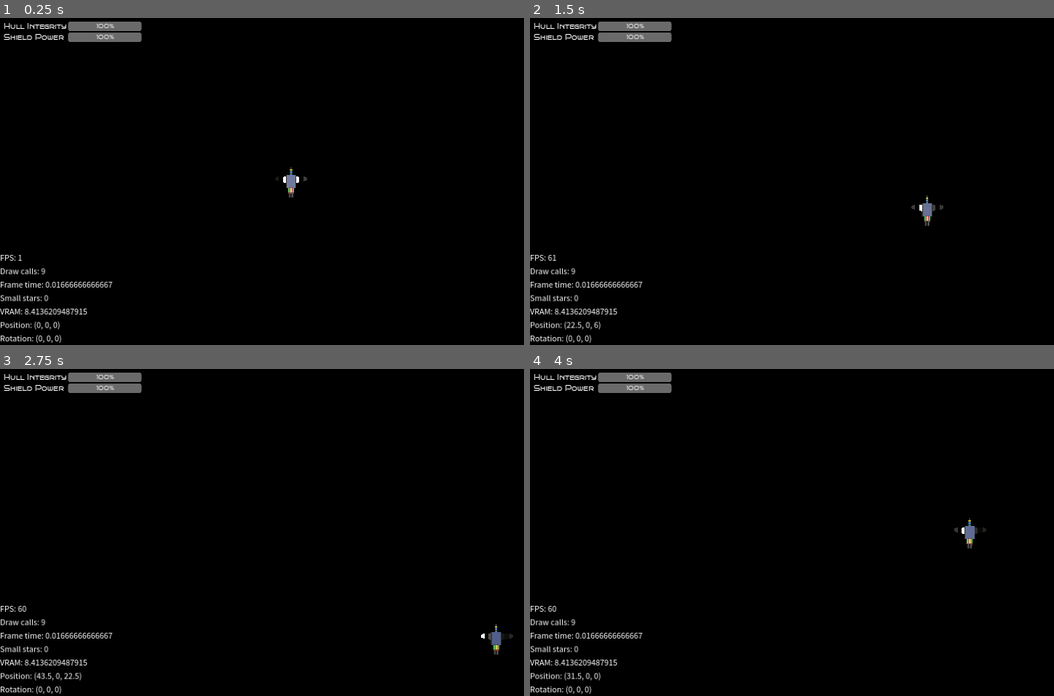
Above: before the commit, frames 1-4 (two rows, left to right).
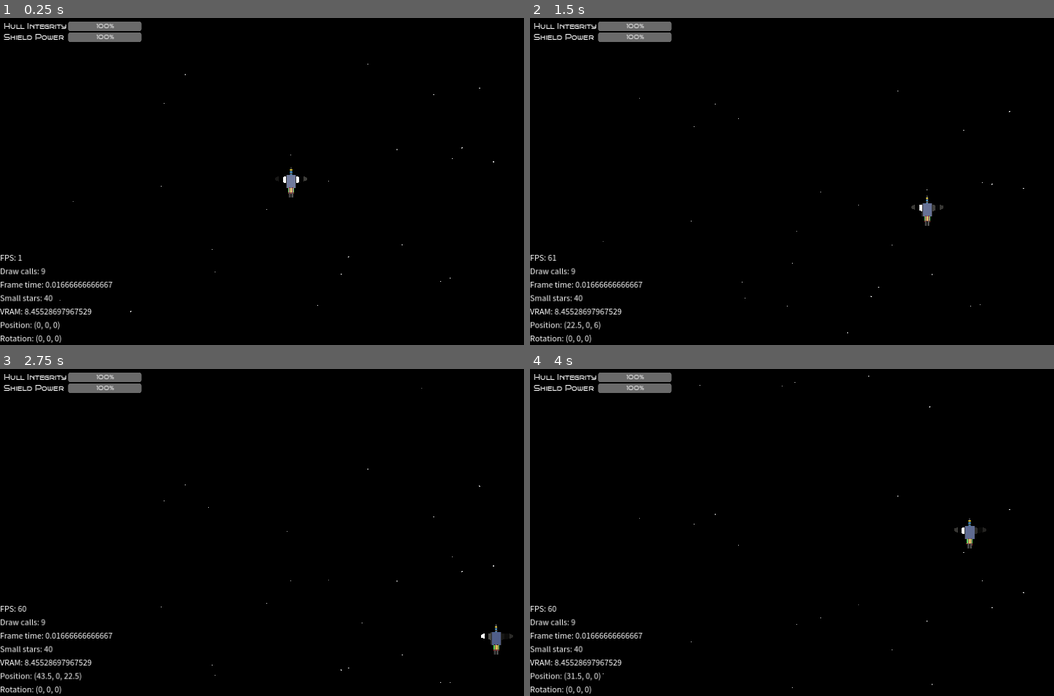
Above: after the commit, the same moments.

Repository: talhairshad86/space-shooter
Game: Godot game, scene res://main.tscn
The game is run twice, just before and just after one commit, with the same random seed, the same clock (stepped at 60 frames per second) and the same inputs.
Inputs:
- Up to frame 1 (0.25 s): no input
- Up to frame 2 (1.5 s): tap Enter at 0.5 s; hold D (move_right) 0.53-1.28 s; hold S (move_down) from 1.28 s (still down)
- Up to frame 3 (2.75 s): release S (move_down) at 2.03 s; hold D (move_right) from 2.03 s (still down)
- Up to frame 4 (4 s): release D (move_right) at 2.78 s; hold W (move_up) 2.78-3.53 s; hold A (move_left) from 3.53 s (still down)

The runs differ from the first frame. In frame 1, 0.1% of the frame differs, in the area x 6-95%, y 14-91%; in frame 2, 0.1%; in frame 3, 0.1%; in frame 4, 0.1%.
Error before the commit: Invalid call. Nonexistent function 'init' in base 'Node3D'. (res://autoload/game_manager.gd:32)

Commit message:
Starting Chapter-04

Diff:
--- a/space-shooter/autoload/game_manager.gd
+++ b/space-shooter/autoload/game_manager.gd
@@ -35,10 +35,11 @@
 		boundary.top - boundary_margin if on_top else randf_range(boundary.top, boundary.bottom),
 		randf_range(0.02, 0.2)
 	)
+	root_node.add_child(star)
 
 func process_background(root_node, delta):
 	for small_star in get_tree().get_nodes_in_group("small_star"):
-		small_star.global.position.z += small_star.vertical_speed * delta
+		small_star.global_position.z += small_star.vertical_speed * delta
 		var z = small_star.position.z
 		if z > boundary.bottom + boundary_margin:
 			small_star.queue_free()
--- a/space-shooter/scenes/small_star.gd
+++ b/space-shooter/scenes/small_star.gd
@@ -1,4 +1,4 @@
-extends MeshInstance3D
+extends Node3D
 
 var vertical_speed
 
--- a/space-shooter/scenes/small_star.tscn
+++ b/space-shooter/scenes/small_star.tscn
@@ -12,7 +12,7 @@
 is_hemisphere = true
 
 [node name="small_star" type="Node3D" groups=["small_star"]]
+script = ExtResource("1_di6fs")
 
-[node name="MeshInstance3D" type="MeshInstance3D" parent="." groups=["small_star"]]
+[node name="MeshInstance3D" type="MeshInstance3D" parent="."]
 mesh = SubResource("SphereMesh_ka5xc")
-script = ExtResource("1_di6fs")
